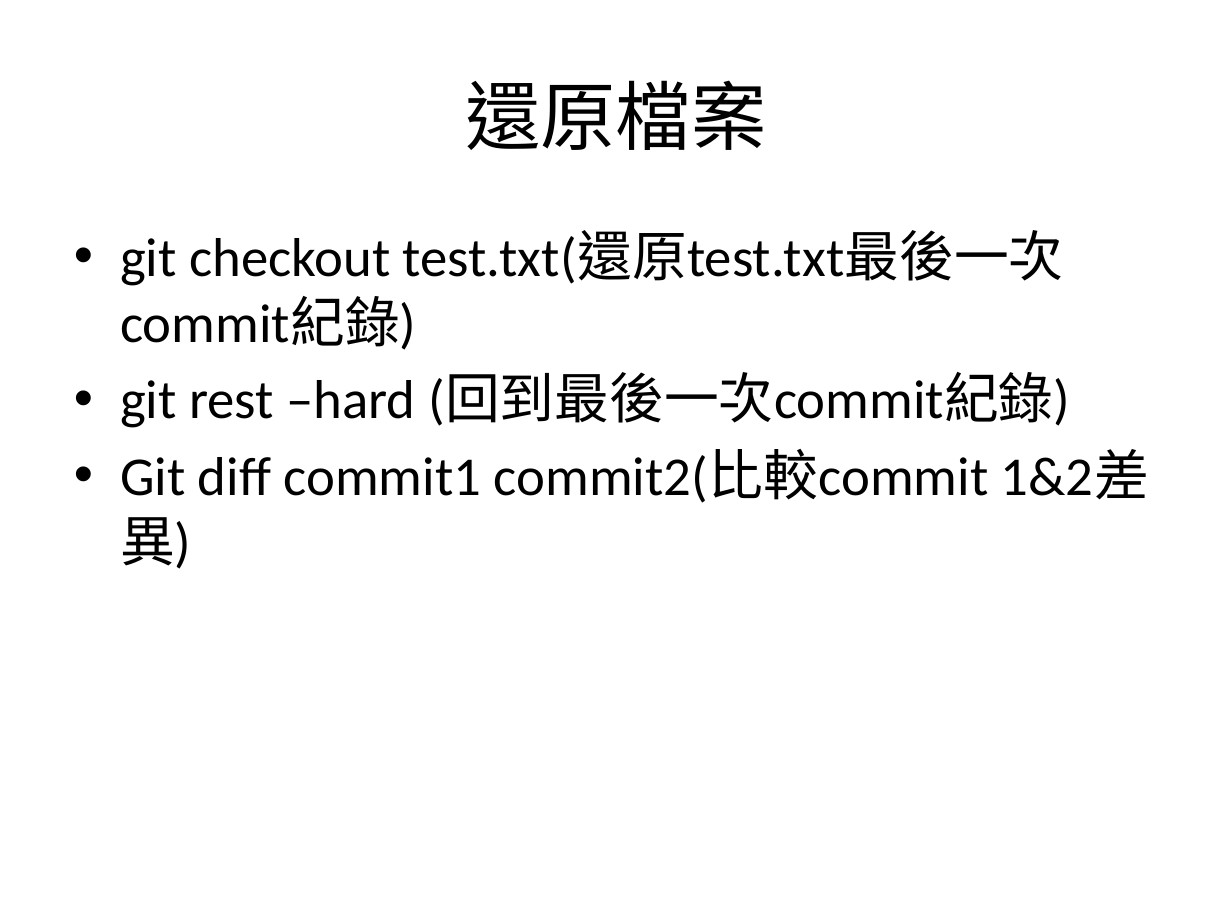
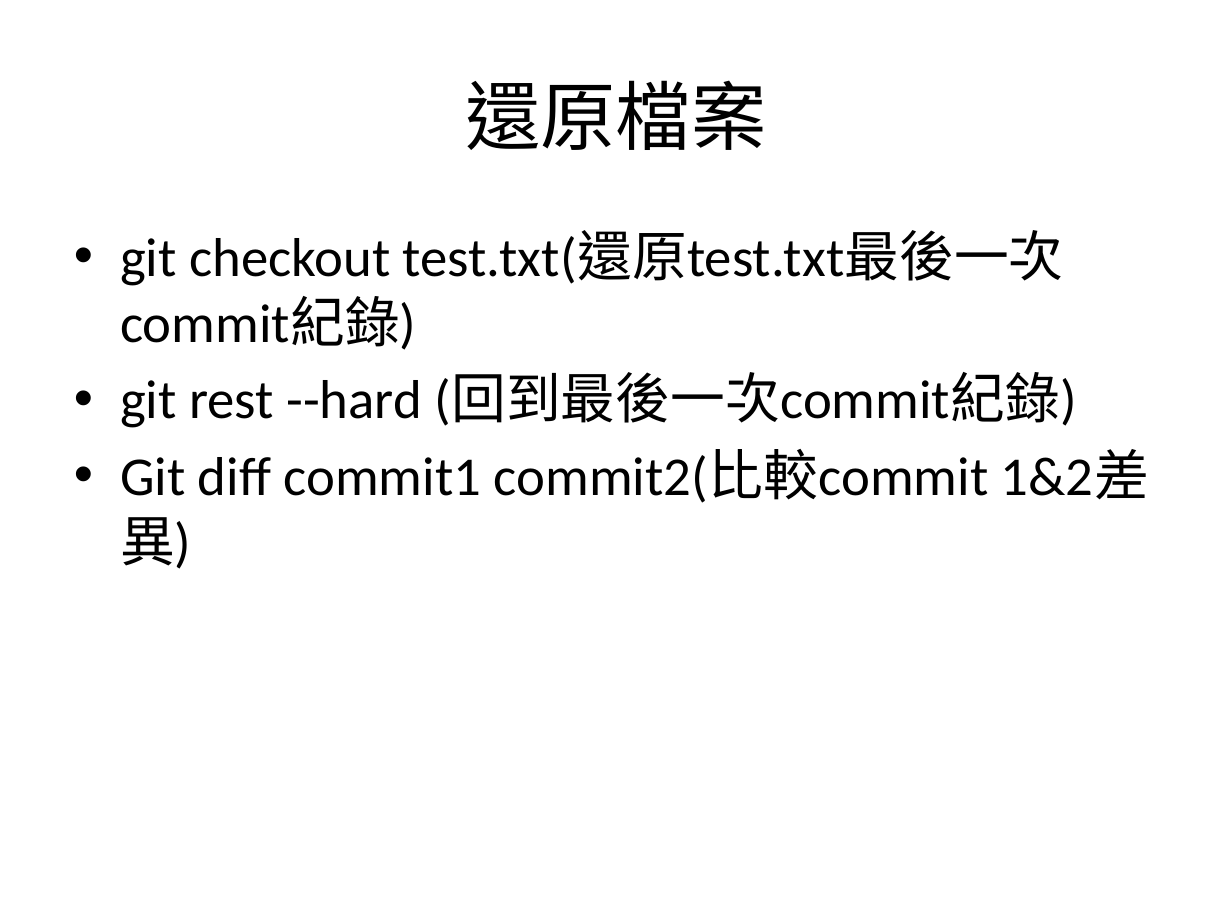
Before and after one commit to Howard0501/test, a slide deck: slide 7 of github_tutorial.pptx. Drawn at 1232x924 pixels with LibreOffice and Linux fonts; fonts in the diff are those of the drawing. Boxes give left, top, right and bottom in pixels: in the first picture for what was removed or moved away, otherwise in the second. Text is boxed around its words. In the diff, an @@ line names an element or a change of style, - is before the commit and + after.

```diff
--- a/github_tutorial.pptx
+++ b/github_tutorial.pptx
@@ text at [120,373,1076,428]: text changed @@
-• git rest –hard (回到最後一次commit紀錄)
+• git rest --hard (回到最後一次commit紀錄)
```
Also in this commit, not shown: 2 slides added, 1 slide removed.
